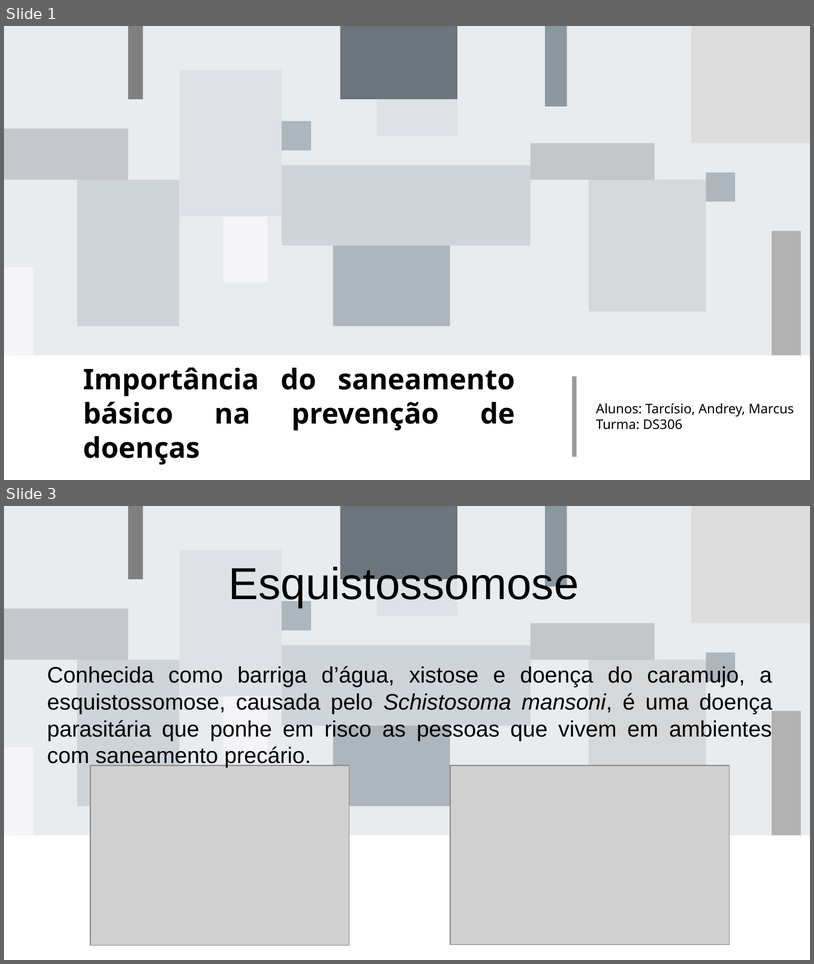
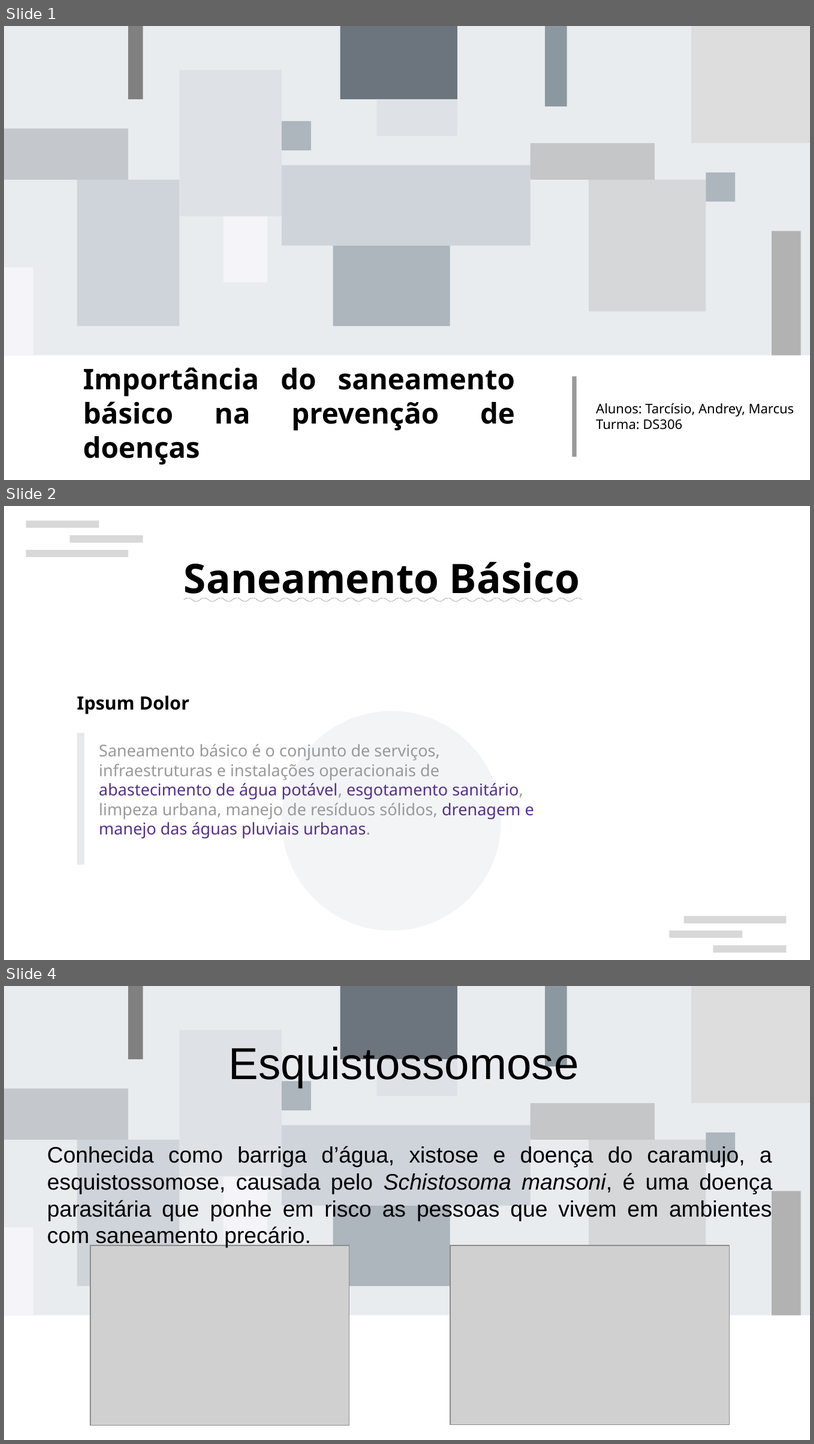
Before and after one commit to andreypereira08/teste, a slide deck: esquistossomose_atvbio.odp. Shown one above the other, each under a label of ours: slides 1 and 3 before the commit, slides 1, 2 and 4 after it; the slides between them are not shown. The pictures are 814x964 and 814x1444 pixels, drawn with LibreOffice and Linux fonts; fonts in the diff are those of the drawing; grey boxes stand for pictures; background and template pictures are left out. Boxes give left, top, right and bottom in pixels: in the first picture for what was removed or moved away, otherwise in the second. Text is boxed around its words. In the diff, an @@ line names an element or a change of style, - is before the commit and + after.

```diff
--- a/esquistossomose_atvbio.odp
+++ b/esquistossomose_atvbio.odp
@@ slide 2 added at box(4, 506, 810, 960), background #FFFFFF @@
@@ rectangle added at box(26, 520, 99, 528), fill #CCCCCC at 75% opacity @@
@@ rectangle added at box(70, 535, 143, 543), fill #CCCCCC at 75% opacity @@
@@ rectangle added at box(26, 550, 128, 557), fill #CCCCCC at 75% opacity @@
@@ text added at box(184, 562, 580, 601), 40 pt, text #000000, bold, underline @@
+Saneamento Básico
@@ text added at box(77, 696, 189, 714), 18 pt, text #000000, bold @@
+Ipsum Dolor
@@ ellipse added at box(282, 711, 501, 930), fill #8D99AE at 10% opacity @@
@@ rectangle added at box(77, 733, 84, 865), fill #CED4DA at 50% opacity @@
@@ text added at box(99, 744, 534, 838), 16 pt, text #999999 @@
+Saneamento básico é o conjunto de serviços, infraestruturas e instalações operacionais de abastecimento de água potável, esgotamento sanitário, limpeza urbana, manejo de resíduos sólidos, drenagem e manejo das águas pluviais urbanas.
@@ rectangle added at box(684, 916, 787, 923), fill #CCCCCC at 75% opacity @@
@@ rectangle added at box(670, 930, 743, 938), fill #CCCCCC at 75% opacity @@
@@ rectangle added at box(714, 945, 787, 952), fill #CCCCCC at 75% opacity @@
@@ what was slide 3 is now slide 4 @@
```
Also in this commit, not shown: 4 slides changed, 6 other slides added, 2 slides removed, 1 other file.
